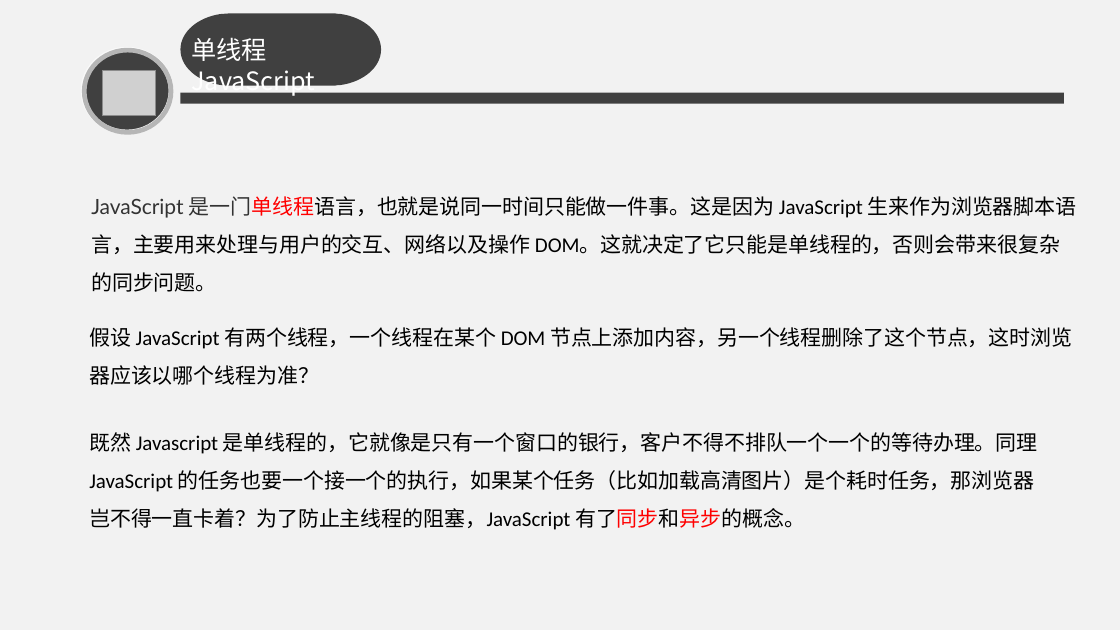
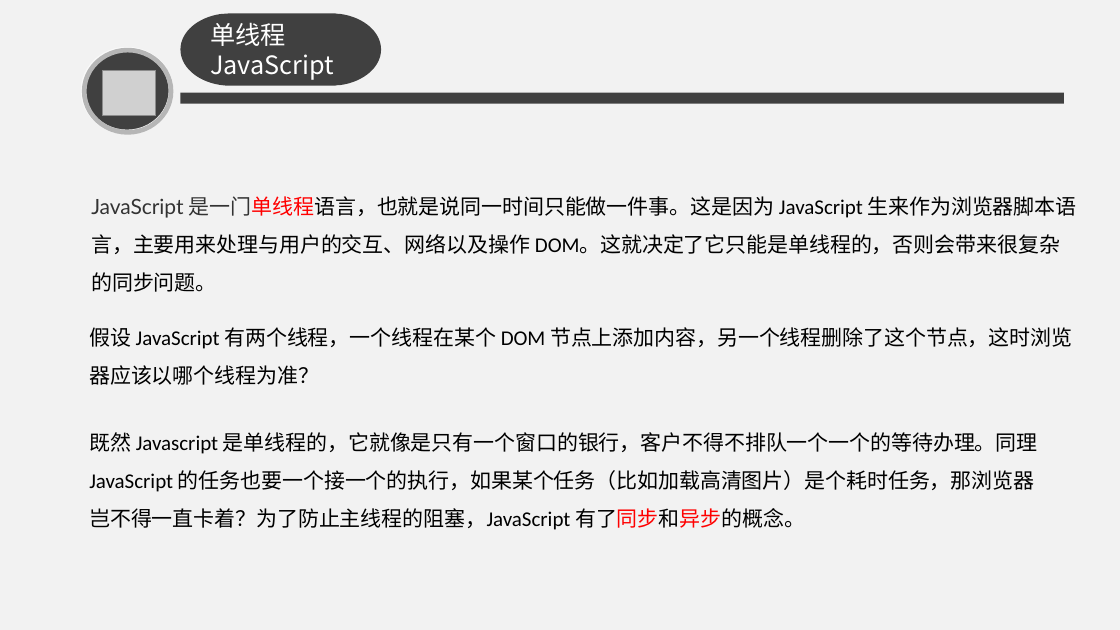
Before and after one commit to ZunoJ/studyfile, a slide deck: slide 5 of ppt/EventLoop技术分享.pptx. Drawn at 1120x630 pixels with LibreOffice and Linux fonts; fonts in the diff are those of the drawing; grey boxes stand for pictures. Boxes give left, top, right and bottom in pixels: in the first picture for what was removed or moved away, otherwise in the second. Text is boxed around its words. In the diff, an @@ line names an element or a change of style, - is before the commit and + after.

```diff
--- a/ppt/EventLoop技术分享.pptx
+++ b/ppt/EventLoop技术分享.pptx
@@ text "单线程JavaScript": place and size @@
-text "单线程JavaScript" at bbox=[192, 37, 316, 96]
+text "单线程JavaScript" at bbox=[210, 22, 334, 80]
```
Also in this commit, not shown: 9 other slides changed, 1 other file.
